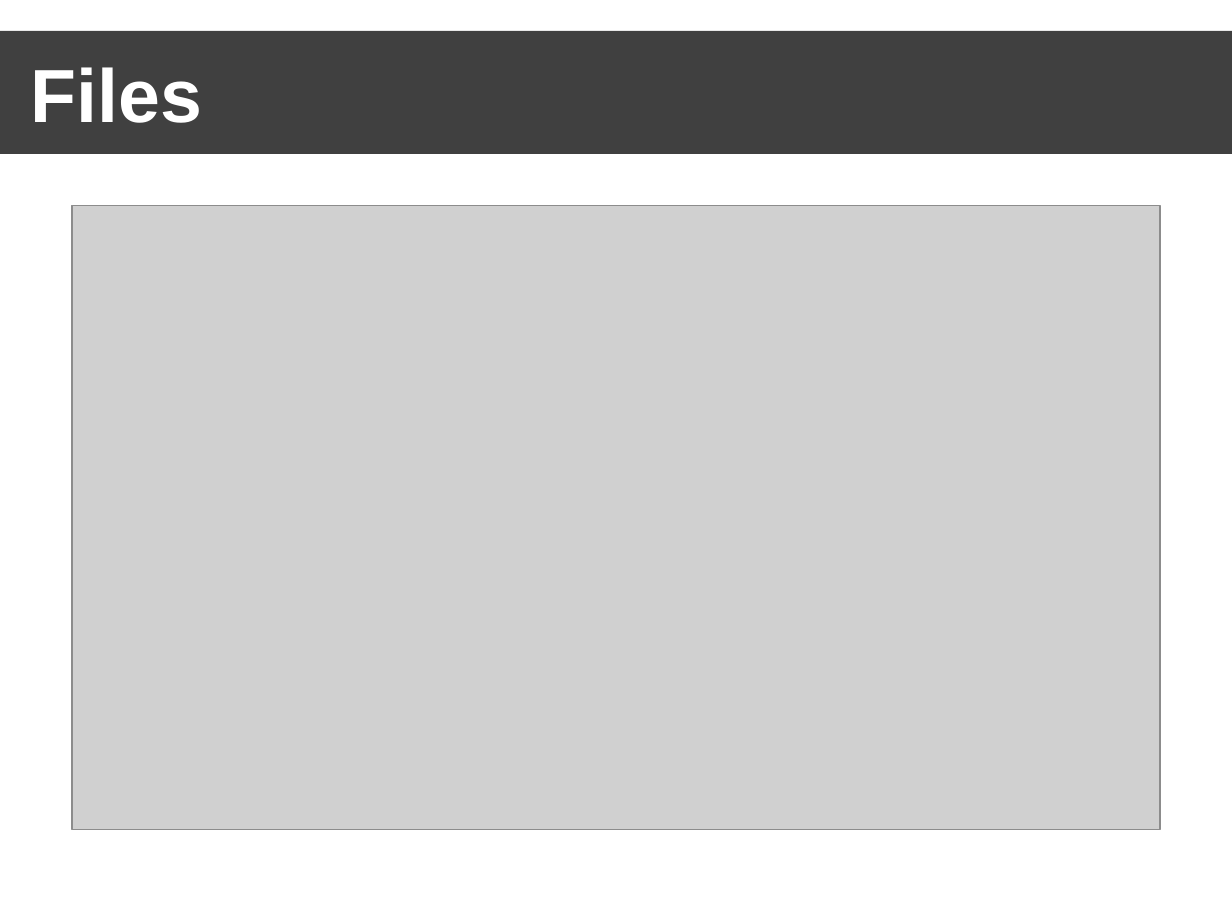
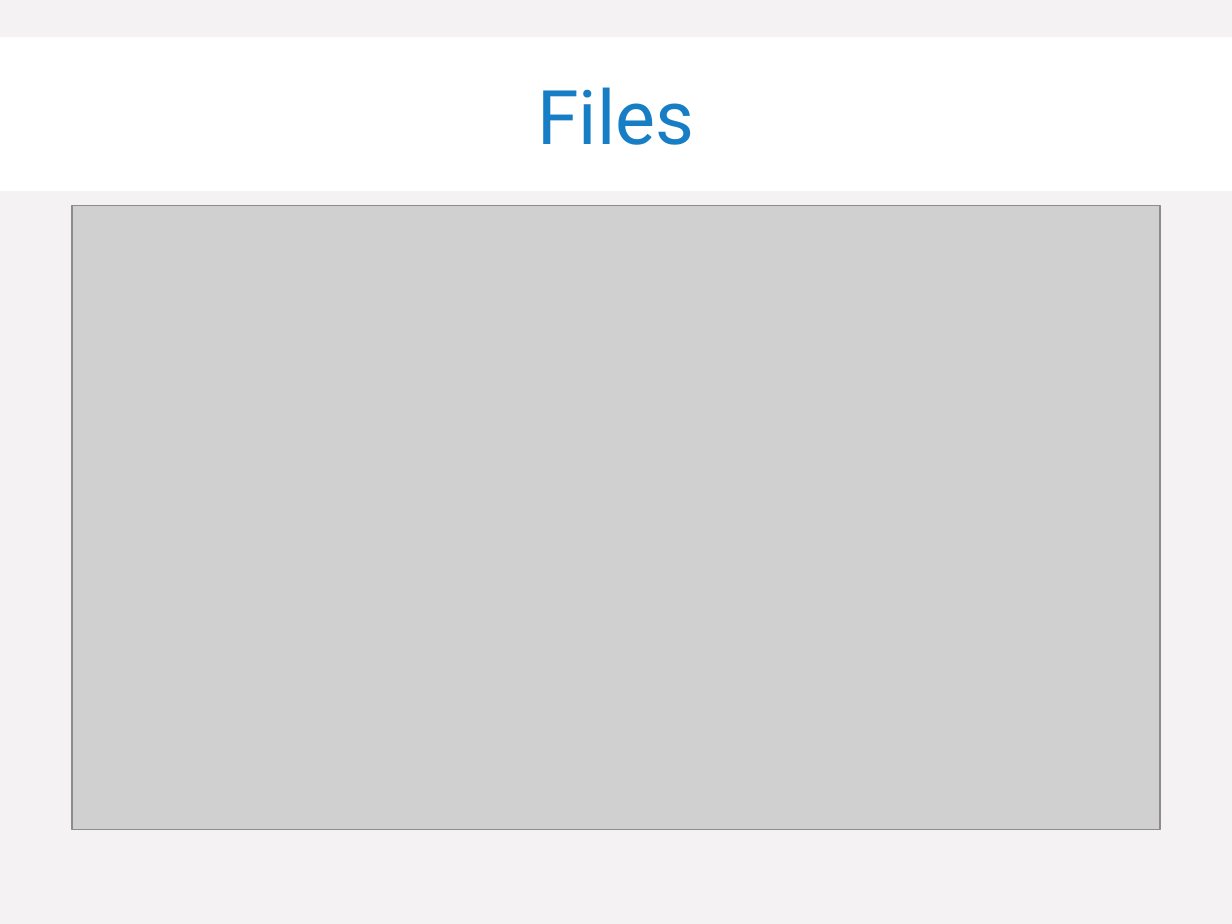
Before and after one commit to jbogard/presentations, a slide deck: slide 5 of KeepIntegrationSaneWithNServiceBus/Keeping Integration Sane with NServiceBus.pptx (slide 4 before the commit). Drawn at 1232x924 pixels with LibreOffice and Linux fonts; fonts in the diff are those of the drawing; grey boxes stand for pictures; background and template pictures are left out. Boxes give left, top, right and bottom in pixels: in the first picture for what was removed or moved away, otherwise in the second. Text is boxed around its words. In the diff, an @@ line names an element or a change of style, - is before the commit and + after.

```diff
--- a/KeepIntegrationSaneWithNServiceBus/Keeping Integration Sane with NServiceBus.pptx
+++ b/KeepIntegrationSaneWithNServiceBus/Keeping Integration Sane with NServiceBus.pptx
@@ background picture (left out) to #F4F2F2 @@
@@ title "Files": place and size @@
-title "Files" at (0, 31, 1232, 154)
+title "Files" at (0, 37, 1232, 191)
@@ title "Files" at (0, 37, 1232, 191): font Arial to Roboto, text colour #FFFFFF to #177EC5, bold off; alignment left to centre; fill #000000 at 75% opacity to #FFFFFF @@
```
Also in this commit, not shown: 4 other slides changed, 10 slides added, 4 slides removed, 4 other files.
